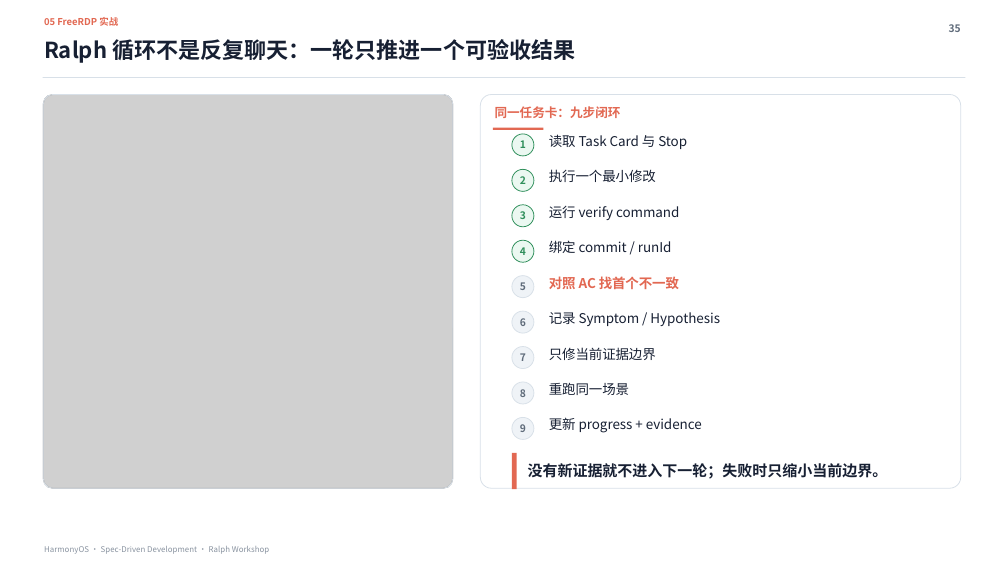
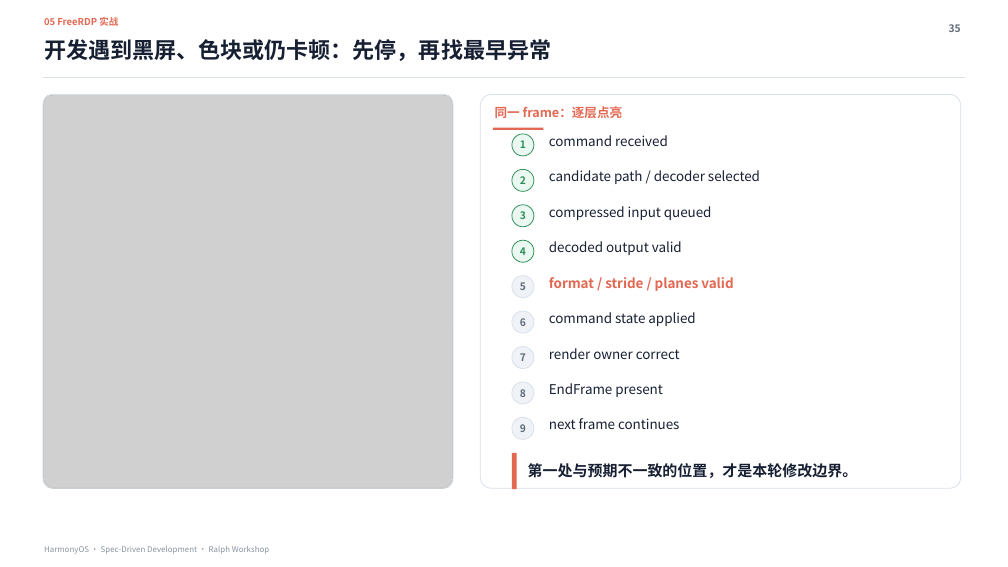
Before and after one commit to xiaomu120413/harmonyos-sdd-ralph-workshop, a slide deck: slide 35 of deliverables/HarmonyOS_SDD_Ralph_Workshop_MDM证据增强版.pptx. Drawn at 1008x567 pixels with LibreOffice and Linux fonts; fonts in the diff are those of the drawing; grey boxes stand for pictures. Boxes give left, top, right and bottom in pixels: in the first picture for what was removed or moved away, otherwise in the second. Text is boxed around its words. In the diff, an @@ line names an element or a change of style, - is before the commit and + after.

```diff
--- a/deliverables/HarmonyOS_SDD_Ralph_Workshop_MDM证据增强版.pptx
+++ b/deliverables/HarmonyOS_SDD_Ralph_Workshop_MDM证据增强版.pptx
@@ text at (44, 39, 551, 61): text changed @@
-Ralph 循环不是反复聊天：一轮只推进一个可验收结果
+开发遇到黑屏、色块或仍卡顿：先停，再找最早异常
@@ text at (495, 106, 623, 118): text changed @@
-同一任务卡：九步闭环
+同一 frame：逐层点亮
@@ text at (549, 135, 668, 146): text changed @@
-读取 Task Card 与 Stop
+command received
@@ text at (549, 170, 760, 184): text changed @@
-执行一个最小修改
+candidate path / decoder selected
@@ text at (549, 206, 712, 220): text changed @@
-运行 verify command
+compressed input queued
@@ text at (549, 241, 682, 255): text changed @@
-绑定 commit / runId
+decoded output valid
@@ text at (549, 277, 733, 291): text changed @@
-对照 AC 找首个不一致
+format / stride / planes valid
@@ text at (549, 312, 695, 326): text changed @@
-记录 Symptom / Hypothesis
+command state applied
@@ text at (549, 348, 680, 359): text changed @@
-只修当前证据边界
+render owner correct
@@ text at (549, 383, 663, 397): text changed @@
-重跑同一场景
+EndFrame present
@@ text at (549, 418, 679, 429): text changed @@
-更新 progress + evidence
+next frame continues
@@ text at (528, 463, 858, 478): text changed @@
-没有新证据就不进入下一轮；失败时只缩小当前边界。
+第一处与预期不一致的位置，才是本轮修改边界。
```
Also in this commit, not shown: 6 other slides changed, 18 slides added, 18 slides removed.
